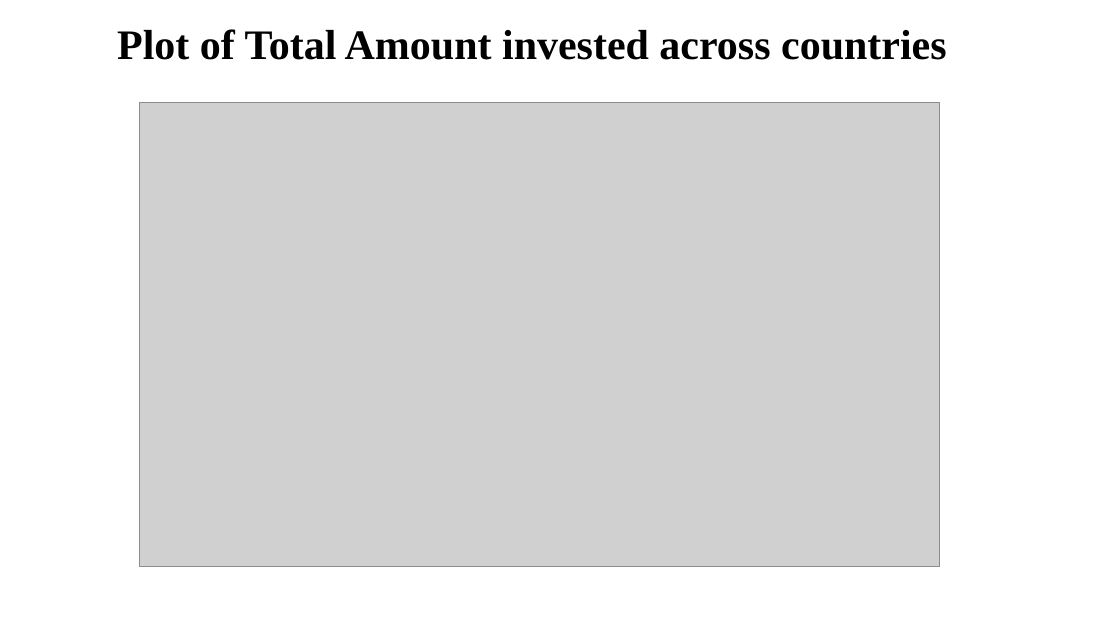
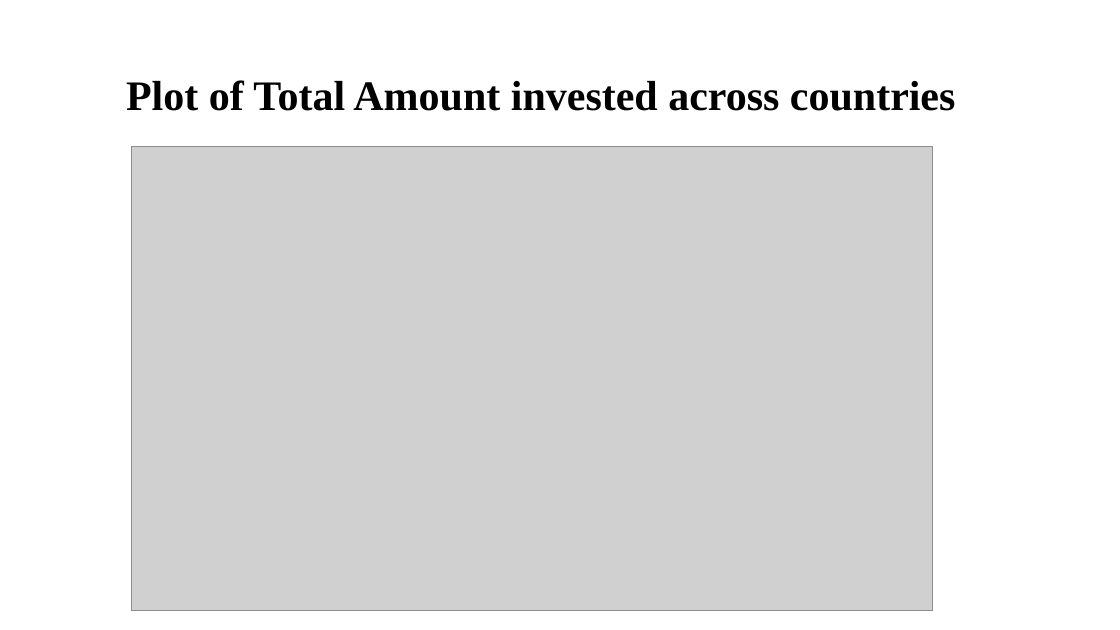
Before and after one commit to sivaswami1885/InvestmentAnalysis, a slide deck: slide 8 of INVEST.pptx. Drawn at 1120x630 pixels with LibreOffice and Linux fonts; fonts in the diff are those of the drawing; grey boxes stand for pictures; background and template pictures are left out. Boxes give left, top, right and bottom in pixels: in the first picture for what was removed or moved away, otherwise in the second. Text is boxed around its words. In the diff, an @@ line names an element or a change of style, - is before the commit and + after.

```diff
--- a/INVEST.pptx
+++ b/INVEST.pptx
@@ title "Plot of Total Amount invested ...": place and size @@
-title "Plot of Total Amount invested ..." at [117, 29, 946, 60]
+title "Plot of Total Amount invested ..." at [126, 80, 955, 111]
@@ picture: place and size @@
-picture at [139, 103, 940, 567]
+picture at [132, 146, 933, 611]
```
Also in this commit, not shown: 3 other slides changed, 2 other files.
